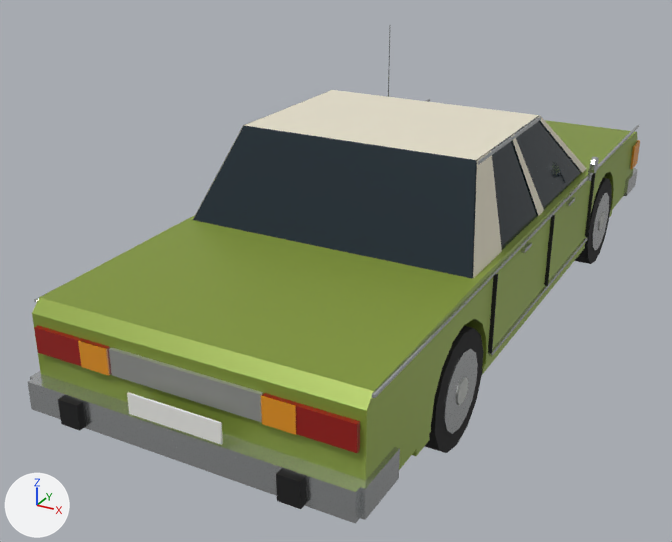
The glTF model art/models/vehicles/period/valiant.glb: old version first, new version second.
Both versions are drawn from a 50 mm camera at (2.36, -5.35, 2.82) aimed at (-0.33, -0.45, 0.37). Lighting does not change. The marker at lower left points along +X, +Y and +Z. The older version comes first. Vertices at exactly the same position are counted once.

Names of what the first picture shows: 'ParkR', 'TailL', 'TailR', 'Valiant'.
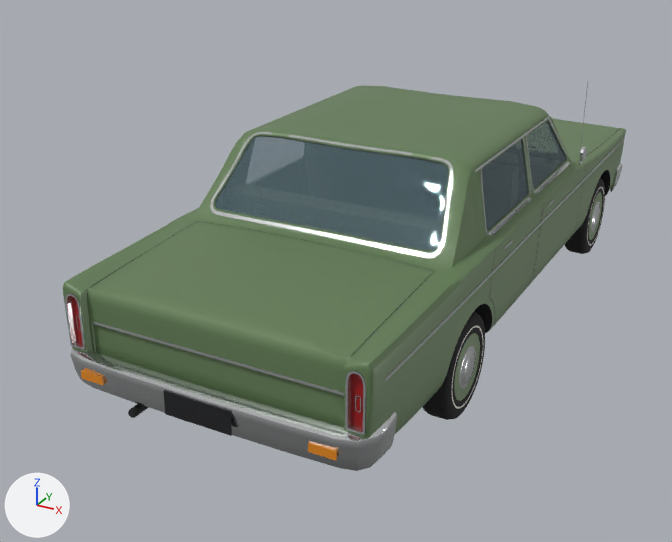
Location of each change, (x1, y1, x2, y2) in pixels of the pictures (672 x 542 px):
'Valiant', recoloured, reshaped (8% narrower, 22% shorter): before (28, 25, 639, 524); after (63, 82, 626, 471)
'TailR', reshaped, moved (78% narrower, 7% taller): before (261, 393, 360, 453); after (345, 371, 366, 435)
'TailL', reshaped, moved, recoloured (73% narrower, 12% taller): before (34, 326, 112, 376); after (65, 294, 85, 350)
'ParkR', moved (not visible afterwards): before (630, 140, 640, 169)
part 1 of me_valiant, added: after (128, 404, 149, 418)
part 2 of me_valiant, added: after (580, 147, 587, 161)
part 3 of me_valiant, rebuilt: before (32, 120, 638, 480); after (63, 85, 626, 439)
part 4 of me_valiant, rebuilt: before (575, 178, 612, 264); after (565, 178, 605, 254)
part 5 of me_valiant, rebuilt (14% wider, 14% taller): before (476, 116, 541, 165); after (475, 116, 549, 172)
part 6 of me_valiant, deleted: before (28, 90, 639, 524)
part 7 of me_valiant, reshaped: before (194, 25, 636, 456); after (70, 82, 623, 471)
part 8 of me_taill, deleted (orange): before (78, 341, 110, 376)
part 9 of me_taill, added: after (65, 294, 85, 350)
part 10 of me_taill, deleted (red): before (34, 326, 112, 375)
part 11 of me_tailr, deleted (orange): before (261, 395, 296, 435)
part 12 of me_tailr, added: after (345, 371, 366, 435)
part 13 of me_tailr, deleted (red): before (263, 393, 360, 453)

The change, as a list of edits to the scene's bpy script:
```text
Change mat_paint:
    mat_paint.base_color: (0.262, 0.361, 0.0497) -> (0.13, 0.212, 0.0953)  # green #8ca23f -> green #657f57
Change me_valiant:
    remove me_valiant.from_pydata(...)  # 868 vertices, 1482 faces; spans x -0.94..1.0, y -2.6..2.57, z 0.0..1.67
    add me_valiant.from_pydata(...)  # 20385 vertices, 35754 faces; spans x -0.89..0.91, y -2.4..2.4, z 0.0..1.47
    me_valiant part 1: a new loose piece, an 8-sided cylinder along y spanning x -0.474..-0.426, y -2.351..-2.151, z 0.276..0.324, in mat_vc_dark (black #1c1d1f)
    me_valiant part 2: a new loose piece, a 16-sided cylinder along x spanning x 0.891..0.91, y 0.692..0.788, z 0.985..1.081, in mat_vc_chrome (light grey #dfe2e3)
    me_valiant part 3: the loose piece of 104 vertices spanning x -0.92..0.92, y -2.47..2.47, z 0.3..0.88 is rebuilt with 9028 vertices and now spans x -0.88..0.88, y -2.32..2.32, z 0.31..1.4
    me_valiant part 4: the loose piece of 28 vertices spanning x 0.72..0.92, y 1.1..1.74, z 0.0..0.66 is rebuilt with 320 vertices and now spans x 0.67..0.85, y 1.28..1.89, z 0.0..0.61
    me_valiant part 5: the loose piece of 8 vertices spanning x 0.73..0.74, y -0.86..0.22, z 1.37..1.38 is rebuilt with 108 vertices and now spans x 0.73, y -0.87..0.44, z 1.32..1.34, in mat_vc_chrome (light grey #dfe2e3)
    me_valiant part 6: 36 loose pieces with 328 vertices, spanning x -0.94..1.0, y -2.6..2.57, z 0.3..1.39, are deleted
    me_valiant part 7: 356 vertices removed from x -0.94..0.94, y -1.92..2.56, z 0.0..1.67; 9777 vertices added at x -0.89..0.89, y -2.4..2.4, z 0.0..1.47
    other edits to the shape of me_valiant do not show in these pictures
    remove me_valiant.materials.append(mat_vinylroof)  # pale yellow #e6e0cc
    remove me_valiant.materials.append(mat_glass)  # dark blue #26333b
    remove me_valiant.materials.append(mat_pv_chrome)  # light grey #d4d7d8
    remove me_valiant.materials.append(mat_pv_grille)  # black #17181a
    remove me_valiant.materials.append(mat_cv_grey)  # dark grey #5c6064
    remove me_valiant.materials.append(mat_pv_rubber)  # black #141415
    remove me_valiant.materials.append(mat_pv_silver)  # grey #b8bab6
    remove me_valiant.materials.append(mat_cv_plate)  # white #f2f2ee
    remove me_valiant.materials.append(mat_cv_black)  # black #1d1e20
    remove me_valiant.materials.append(mat_cv_tyre)  # black #1a1a1b
    add me_valiant.materials.append(mat_vc_dark)  # black #1c1d1f
    add me_valiant.materials.append(mat_vc_trim)  # greyish green #56604f
    add me_valiant.materials.append(mat_vc_glass)  # greyish cyan #6d8893
    add me_valiant.materials.append(mat_vc_chrome)  # light grey #dfe2e3
    add me_valiant.materials.append(mat_vc_amber)  # orange #e48a1c
    add me_valiant.materials.append(mat_vc_plate)  # black #16171a
    add me_valiant.materials.append(mat_vc_tyre)  # black #18181a
    add me_valiant.materials.append(mat_vc_whitewall)  # white #e9e7df
Change me_taill:
    remove me_taill.from_pydata(...)  # 16 vertices, 24 faces; spans x -0.303..0.158, y -0.014..0.026, z -0.07..0.07
    remove me_taill.materials.append(mat_cv_taillamp)  # red #9a1a14
    remove me_taill.materials.append(mat_cv_amber)  # orange #e8961e
    add me_taill.from_pydata(...)  # 132 vertices, 220 faces; spans x -0.048..0.048, y -0.018..0.015, z -0.17..0.132
    me_taill part 8: the loose piece of 8 vertices spanning x -0.012..0.158, y -0.014..-0.004, z -0.07..0.07 is deleted
    me_taill part 9: 132 vertices added at x -0.048..0.048, y -0.018..0.015, z -0.17..0.132
    me_taill part 10: 8 vertices removed from x -0.303..0.158, y -0.009..0.026, z -0.07..0.07
    add me_taill.materials.append(mat_vc_chrome)  # light grey #dfe2e3
    add me_taill.materials.append(mat_vc_taillamp)  # red #a3171a
Change me_tailr:
    remove me_tailr.from_pydata(...)  # 16 vertices, 24 faces; spans x -0.158..0.303, y -0.014..0.026, z -0.07..0.07
    remove me_tailr.materials.append(mat_cv_taillamp)  # red #9a1a14
    remove me_tailr.materials.append(mat_cv_amber)  # orange #e8961e
    add me_tailr.from_pydata(...)  # 132 vertices, 220 faces; spans x -0.048..0.048, y -0.018..0.015, z -0.17..0.132
    me_tailr part 11: the loose piece of 8 vertices spanning x -0.158..0.012, y -0.014..-0.004, z -0.07..0.07 is deleted
    me_tailr part 12: 132 vertices added at x -0.048..0.048, y -0.018..0.015, z -0.17..0.132
    me_tailr part 13: 8 vertices removed from x -0.158..0.303, y -0.009..0.026, z -0.07..0.07
    add me_tailr.materials.append(mat_vc_chrome)  # light grey #dfe2e3
    add me_tailr.materials.append(mat_vc_taillamp)  # red #a3171a
Change ob_parkr:
    ob_parkr.location: (0.916, 2.417, 0.605) -> (0.55, 2.344, 0.425)
Change ob_taill:
    ob_taill.location: (-0.588, -2.486, 0.67) -> (-0.792, -2.306, 0.74)
Change ob_tailr:
    ob_tailr.location: (0.588, -2.486, 0.67) -> (0.792, -2.306, 0.74)
```
